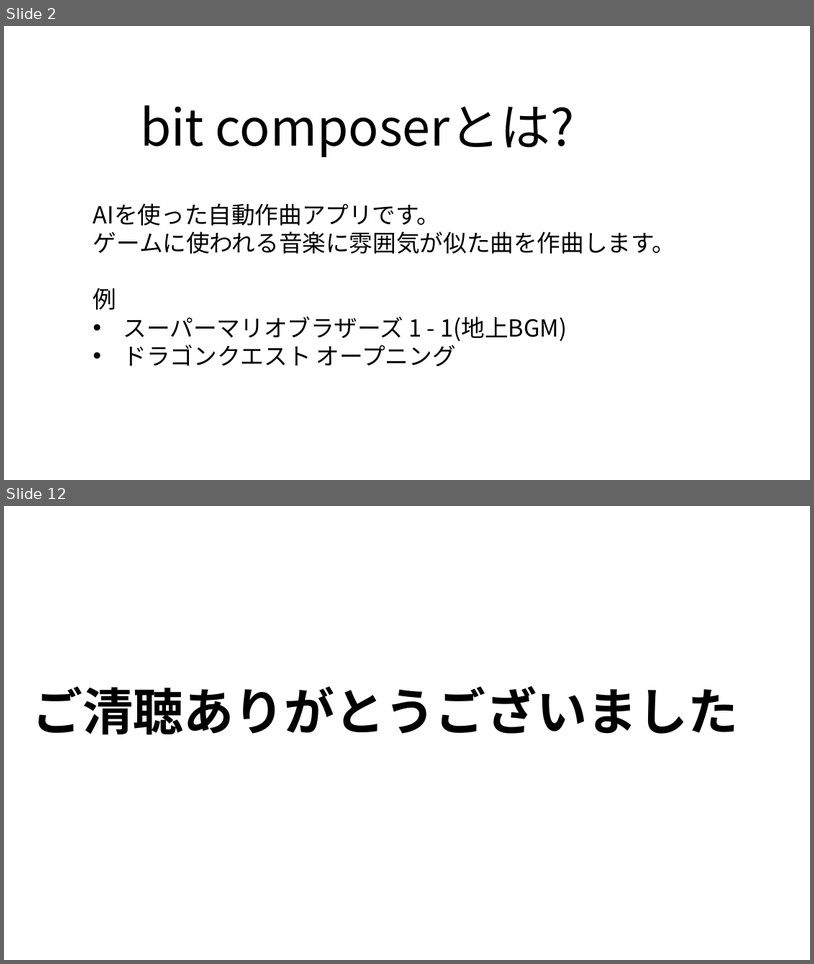
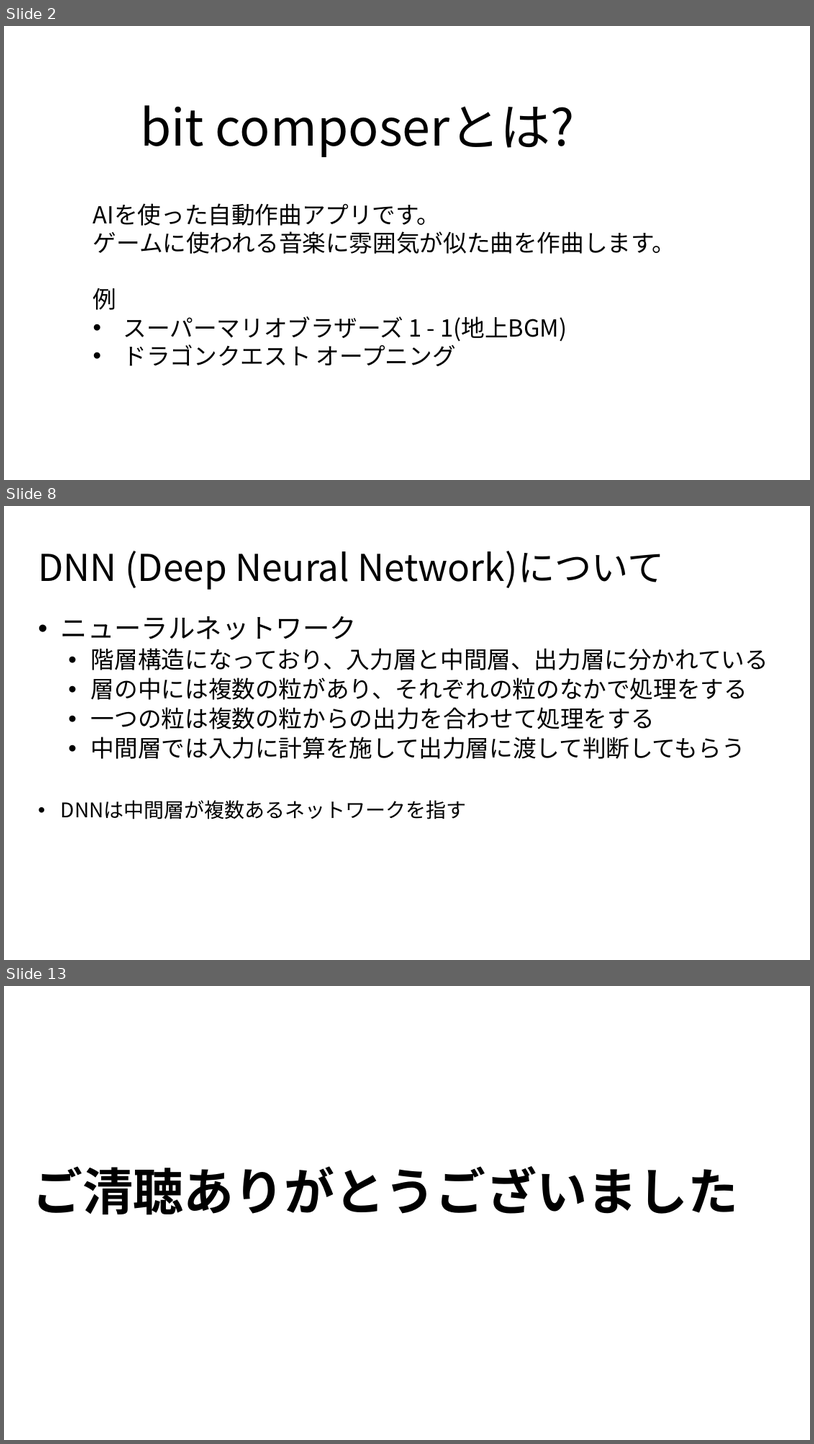
Before and after one commit to yoshitake266/bitComposer_prj, a slide deck: presentation/bit Composer.pptx. Shown one above the other, each under a label of ours: slides 2 and 12 before the commit, slides 2, 8 and 13 after it; the slides between them are not shown. The pictures are 814x964 and 814x1444 pixels, drawn with LibreOffice and Linux fonts; fonts in the diff are those of the drawing. Boxes give left, top, right and bottom in pixels: in the first picture for what was removed or moved away, otherwise in the second. Text is boxed around its words. In the diff, an @@ line names an element or a change of style, - is before the commit and + after.

```diff
--- a/presentation/bit Composer.pptx
+++ b/presentation/bit Composer.pptx
@@ slide 8 added at <box>4,506,810,960</box>, background #FFFFFF @@
@@ title added at <box>38,551,665,590</box>, 44 pt, text #000000 @@
+DNN (Deep Neural Network)について
@@ subtitle added at <box>61,616,769,819</box>, 28 pt, text #000000 @@
+• ニューラルネットワーク
+  • 階層構造になっており、入力層と中間層、出力層に分かれている
+  • 層の中には複数の粒があり、それぞれの粒のなかで処理をする
+  • 一つの粒は複数の粒からの出力を合わせて処理をする
+  • 中間層では入力に計算を施して出力層に渡して判断してもらう
+• DNNは中間層が複数あるネットワークを指す
@@ what was slide 12 is now slide 13 @@
```
Also in this commit, not shown: 7 slides changed, 3 other slides added, 3 slides removed, 2 other files.
